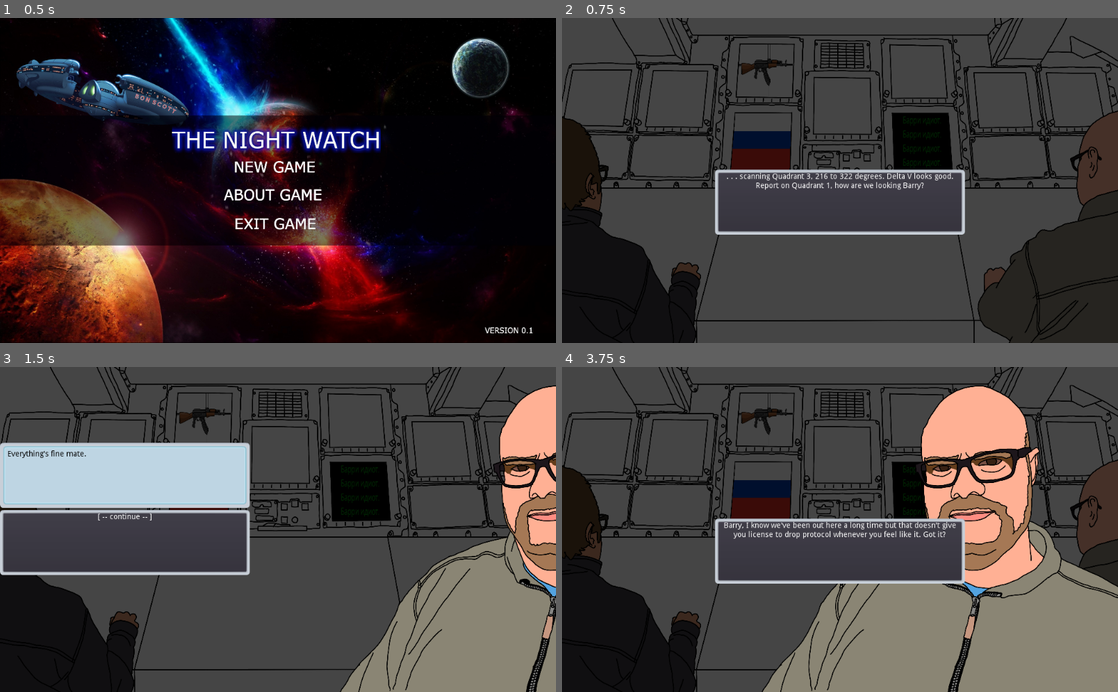
Above: before the commit, frames 1-4 (two rows, left to right).
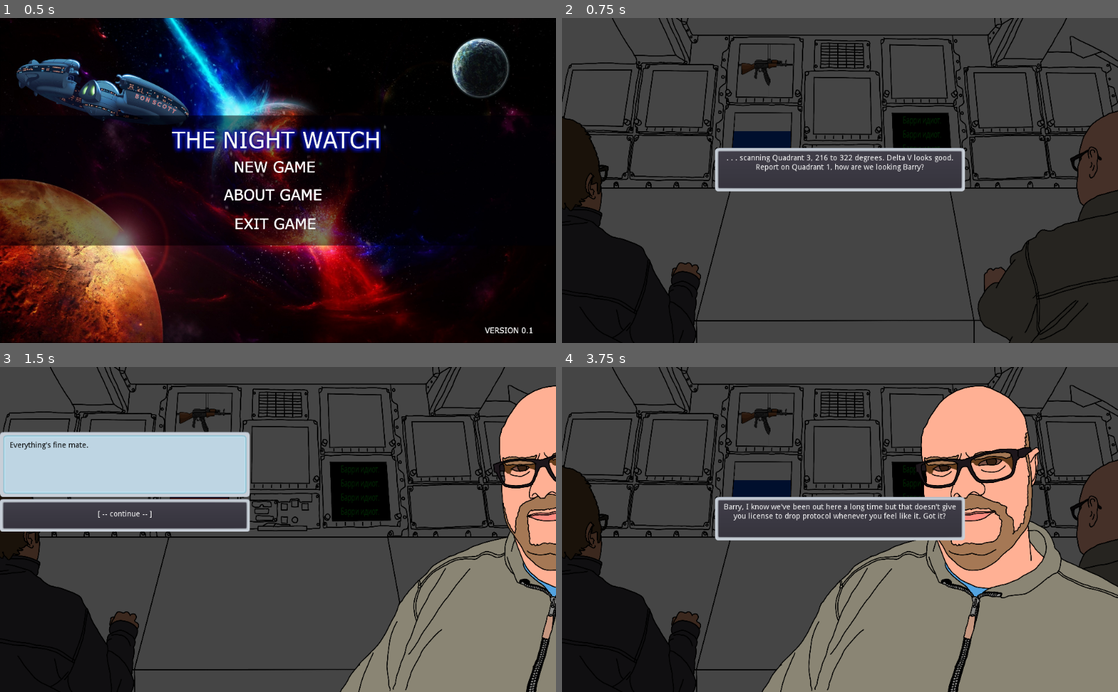
Above: after the commit, the same moments.

Repository: s3775599/BITS-clone
Game: Godot game, scene res://Scenes/Title.tscn
The game is run twice, just before and just after one commit, with the same random seed, the same clock (stepped at 60 frames per second) and the same inputs.
Inputs (mouse positions are in pixels of both pictures, inside the frame that each line leads up to):
- Up to frame 1 (0.5 s): no input
- Up to frame 2 (0.75 s): tap Enter at 0.5 s; move the mouse to (834, 167) at 0.52 s; hold Right (ui_right) from 0.53 s (still down); click (834, 167) at 0.67 s
- Up to frame 3 (1.5 s): release Right (ui_right) at 1.25 s; click ". . . scanning Quadrant 3, 21…" at 1.25 s
- Up to frame 4 (3.75 s): click "[ -- continue -- ]" at 2 s; click "I beg your pardon, Barry?" at 2.75 s; click "[ -- continue --]" at 3.5 s

Frame 1 is identical in both runs. In frame 2, 4.6% of the frame differs, in the area x 27-73%, y 39-67%; in frame 3, 6.3%; in frame 4, 6.7%.

Commit message:
Dialogue boxes complete
Fixed bugs when quitting intro scene [escape key]

Diff:
--- a/NightwatchDialogueSystem/BarryPopup.tscn
+++ b/NightwatchDialogueSystem/BarryPopup.tscn
@@ -11,9 +11,9 @@
 [node name="BarryPopup" type="Popup"]
 anchor_top = 0.5
 anchor_bottom = 0.5
-margin_top = -160.0
+margin_top = -180.0
 margin_right = 460.0
-margin_bottom = 160.0
+margin_bottom = 180.0
 rect_min_size = Vector2( 460, 0 )
 script = ExtResource( 1 )
 
@@ -23,7 +23,6 @@
 alignment = 2
 
 [node name="NinePatchRect" type="NinePatchRect" parent="VBoxContainer"]
-editor/display_folded = true
 margin_right = 460.0
 margin_bottom = 120.0
 rect_min_size = Vector2( 0, 120 )
@@ -35,7 +34,6 @@
 patch_margin_bottom = 20
 
 [node name="MarginContainer" type="MarginContainer" parent="VBoxContainer/NinePatchRect"]
-editor/display_folded = true
 anchor_right = 1.0
 anchor_bottom = 1.0
 margin_left = 6.0
@@ -56,23 +54,25 @@
 [node name="MarginContainer" type="MarginContainer" parent="VBoxContainer/NinePatchRect/MarginContainer/NinePatchRect"]
 anchor_right = 1.0
 anchor_bottom = 1.0
-margin_left = 8.0
-margin_top = 8.0
-margin_right = -8.0
-margin_bottom = -8.0
+margin_left = 12.0
+margin_top = 12.0
+margin_right = -12.0
+margin_bottom = -12.0
 
 [node name="RichTextLabel" type="RichTextLabel" parent="VBoxContainer/NinePatchRect/MarginContainer/NinePatchRect/MarginContainer"]
-margin_right = 432.0
-margin_bottom = 92.0
+margin_right = 424.0
+margin_bottom = 84.0
 custom_colors/default_color = Color( 0, 0, 0, 1 )
 bbcode_enabled = true
 bbcode_text = "PLACEHOLDER"
 text = "PLACEHOLDER"
 
 [node name="NinePatchRect2" type="NinePatchRect" parent="VBoxContainer"]
+editor/display_folded = true
+margin_top = 124.0
 margin_right = 460.0
-margin_bottom = 320.0
-rect_min_size = Vector2( 0, 120 )
+margin_bottom = 360.0
+rect_min_size = Vector2( 0, 60 )
 size_flags_horizontal = 3
 size_flags_vertical = 3
 texture = ExtResource( 2 )
@@ -91,62 +91,74 @@
 
 [node name="VBoxContainer" type="VBoxContainer" parent="VBoxContainer/NinePatchRect2/MarginContainer"]
 margin_right = 448.0
-margin_bottom = 308.0
+margin_bottom = 224.0
 alignment = 2
 
 [node name="Button" type="Button" parent="VBoxContainer/NinePatchRect2/MarginContainer/VBoxContainer"]
 margin_right = 448.0
-margin_bottom = 74.0
+margin_bottom = 53.0
 size_flags_vertical = 3
 script = ExtResource( 4 )
 
 [node name="Label" type="Label" parent="VBoxContainer/NinePatchRect2/MarginContainer/VBoxContainer/Button"]
-margin_right = 448.0
-margin_bottom = 48.0
+margin_left = 4.0
+margin_top = 4.0
+margin_right = 444.0
+margin_bottom = 40.0
 text = "palceholder button 1"
 align = 1
+valign = 1
 autowrap = true
 
 [node name="Button2" type="Button" parent="VBoxContainer/NinePatchRect2/MarginContainer/VBoxContainer"]
-margin_top = 78.0
+margin_top = 57.0
 margin_right = 448.0
-margin_bottom = 152.0
+margin_bottom = 110.0
 size_flags_vertical = 3
 script = ExtResource( 5 )
 
 [node name="Label" type="Label" parent="VBoxContainer/NinePatchRect2/MarginContainer/VBoxContainer/Button2"]
-margin_right = 448.0
-margin_bottom = 48.0
-text = "placeholder button 2"
+margin_left = 4.0
+margin_top = 4.0
+margin_right = 444.0
+margin_bottom = 40.0
+text = "palceholder button 1"
 align = 1
+valign = 1
 autowrap = true
 
 [node name="Button3" type="Button" parent="VBoxContainer/NinePatchRect2/MarginContainer/VBoxContainer"]
-margin_top = 156.0
+margin_top = 114.0
 margin_right = 448.0
-margin_bottom = 230.0
+margin_bottom = 167.0
 size_flags_vertical = 3
 script = ExtResource( 6 )
 
 [node name="Label" type="Label" parent="VBoxContainer/NinePatchRect2/MarginContainer/VBoxContainer/Button3"]
-margin_right = 448.0
-margin_bottom = 48.0
-text = "placeholder button 3"
+margin_left = 4.0
+margin_top = 4.0
+margin_right = 444.0
+margin_bottom = 40.0
+text = "palceholder button 1"
 align = 1
+valign = 1
 autowrap = true
 
 [node name="Button4" type="Button" parent="VBoxContainer/NinePatchRect2/MarginContainer/VBoxContainer"]
-margin_top = 234.0
+margin_top = 171.0
 margin_right = 448.0
-margin_bottom = 308.0
+margin_bottom = 224.0
 size_flags_vertical = 3
 script = ExtResource( 7 )
 
 [node name="Label" type="Label" parent="VBoxContainer/NinePatchRect2/MarginContainer/VBoxContainer/Button4"]
-margin_right = 448.0
-margin_bottom = 48.0
-text = "placeholder button 4"
+margin_left = 4.0
+margin_top = 4.0
+margin_right = 444.0
+margin_bottom = 40.0
+text = "palceholder button 1"
 align = 1
+valign = 1
 autowrap = true
 [connection signal="pressed" from="VBoxContainer/NinePatchRect2/MarginContainer/VBoxContainer/Button" to="." method="_on_Button_pressed"]
 [connection signal="pressed" from="VBoxContainer/NinePatchRect2/MarginContainer/VBoxContainer/Button2" to="." method="_on_Button2_pressed"]
--- a/NightwatchDialogueSystem/DialoguePopup.gd
+++ b/NightwatchDialogueSystem/DialoguePopup.gd
@@ -25,16 +25,16 @@
 	if n == 1:
 		return
 	if n > 1:
-		$VBoxContainer.rect_size = Vector2(460, 20)
+		$VBoxContainer.rect_size = Vector2(460, 80)
 		$VBoxContainer/NinePatchRect2/MarginContainer/VBoxContainer/Button.visible = true
 		if n > 2:
-			$VBoxContainer.rect_size = Vector2(460, 150)
+			$VBoxContainer.rect_size = Vector2(460, 220)
 			$VBoxContainer/NinePatchRect2/MarginContainer/VBoxContainer/Button2.visible = true
 			if n > 3:
-				$VBoxContainer.rect_size = Vector2(460, 200)
+				$VBoxContainer.rect_size = Vector2(460, 300)
 				$VBoxContainer/NinePatchRect2/MarginContainer/VBoxContainer/Button3.visible = true
 				if n > 4:
-					$VBoxContainer.rect_size = Vector2(460, 280)
+					$VBoxContainer.rect_size = Vector2(460, 360)
 					$VBoxContainer/NinePatchRect2/MarginContainer/VBoxContainer/Button4.visible = true
 
 
--- a/NightwatchDialogueSystem/IntroDialogue.gd
+++ b/NightwatchDialogueSystem/IntroDialogue.gd
@@ -8,6 +8,10 @@
 onready var barry_anim = get_node("/root/Main/BackgroundArea/BarryClose/AnimationPlayer")
 onready var barry_console_anim = get_node("/root/Main/BackgroundArea/BarryConsole/AnimationPlayer")
 onready var john_anim = get_node("/root/Main/BackgroundArea/JohnClose/AnimationPlayer")
+
+
+func _ready():
+	main_script.player_close = true
 
 # all the intro dialogue lines
 func intro_dialogues(id):
@@ -203,6 +207,7 @@
 func intro_sequence(button_id):
 	match button_id:
 		"i2":
+			main_script.barry_close = true
 			barry_anim.play('BarryCloseSlideIn')
 			# the previous dialogue and current dialogue is from the Player to Barry
 			player_to_barry(button_id)
@@ -216,10 +221,12 @@
 		"i6":
 			player_to_barry(button_id)
 		"i7":
+			main_script.barry_close = false
 			barry_anim.play('BarryCloseSlideOut')
 			barry_to_player(button_id)
 		"i8":
 			# the previous dialogue and current dialogue is from the Player to John
+			main_script.john_close = true
 			john_anim.play('JohnCloseSlideIn')
 			player_to_john(button_id)
 		"i9":
@@ -227,19 +234,25 @@
 		"i10":
 			player_to_john(button_id)
 		"i11":
+			main_script.john_close = false
 			john_anim.play('JohnCloseSlideOut')
 			john_to_player(button_id)
 		"i11a":
+			main_script.john_close = true
 			john_anim.play('JohnCloseSlideIn')
 			player_to_john(button_id)
 		"i11a1":
+			main_script.john_close = false
 			john_anim.play('JohnCloseSlideOut')
 			john_to_barry(button_id)
+			main_script.barry_close = true
 			barry_anim.play('BarryCloseSlideIn')
 		"i11r":
+			main_script.barry_close = false
 			barry_anim.play('BarryCloseSlideOut')
 			barry_to_player(button_id)
 		"i11b":
+			main_script.john_close = true
 			john_anim.play('JohnCloseSlideIn')
 			player_to_john(button_id)
 		"i11b1":
@@ -266,6 +279,7 @@
 			player_to_john(button_id)
 		"i11c":
 			player_to_john(button_id)
+			main_script.john_close = true
 			john_anim.play('JohnCloseSlideIn')
 		"i11c1":
 			john_to_player(button_id)
@@ -288,6 +302,7 @@
 		"i11c1a1a1a1a1a":
 			player_to_john(button_id)
 		"i11d":
+			main_script.barry_close = true
 			barry_anim.play('BarryCloseSlideIn')
 			player_to_barry(button_id)
 		"i11d1":
@@ -317,11 +332,13 @@
 		"i11d1d":
 			player_to_barry(button_id)
 		"i12":
+			main_script.john_close = false
 			john_anim.play('JohnCloseSlideOut')
 			player_to_john(button_id)
 		"i13":
 			john_to_player(button_id)
 		"i14":
+			main_script.john_close = true
 			john_anim.play('JohnCloseSlideIn')
 			barry_console_anim.play('BarryConsoleSlowOut')
 			player_to_john(button_id)
@@ -348,12 +365,15 @@
 		"i25":
 			john_to_player(button_id)
 		"i26":
+			main_script.john_close = false
 			john_anim.play('JohnCloseSlideOut')
 			player_to_john(button_id)
 		"i27":
+			main_script.john_close = true
 			john_anim.play('JohnCloseSlideIn')
 			player_to_john(button_id)
 		"i28":
+			main_script.john_close = false
 			john_anim.play('JohnCloseSlideOut')
 			john_to_player(button_id)
 		"i29":
@@ -362,6 +382,7 @@
 			barry_console_anim.play('BarryConsoleFastIn')
 			player_to_barry(button_id)
 		"i31":
+			main_script.barry_close = true
 			barry_anim.play('BarryCloseSlideIn')
 			player_to_barry(button_id)
 		"i32":
@@ -384,20 +405,25 @@
 			player_to_barry(button_id)
 		"i41":
 			barry_to_player(button_id)
+			main_script.barry_close = false
 			barry_anim.play('BarryCloseSlideOut')
 		"i42":
 			barry_to_player(button_id)
 		"i43":
 			barry_to_player(button_id)
 		"i44":
+			main_script.barry_close = true
 			barry_anim.play('BarryCloseSlideIn')
 			player_to_barry(button_id)
 		"i45":
 			barry_popup.hide()
+			main_script.barry_close = false
 			barry_anim.play('BarryCloseSlideOut')
+			main_script.john_close = true
 			john_anim.play('JohnCloseSlideIn')
 			player_to_john(button_id)
 		"i46":
+			main_script.john_close = false
 			john_anim.play('JohnCloseSlideOut')
 			john_to_player(button_id)
 		"i47":
--- a/NightwatchDialogueSystem/JohnPopup.tscn
+++ b/NightwatchDialogueSystem/JohnPopup.tscn
@@ -9,13 +9,14 @@
 [ext_resource path="res://Button4.gd" type="Script" id=7]
 
 [node name="JohnPopup" type="Popup"]
+visible = true
 anchor_left = 1.0
 anchor_top = 0.5
 anchor_right = 1.0
 anchor_bottom = 0.5
 margin_left = -460.0
-margin_top = -160.0
-margin_bottom = 160.0
+margin_top = -180.0
+margin_bottom = 180.0
 rect_min_size = Vector2( 460, 0 )
 script = ExtResource( 1 )
 
@@ -25,7 +26,6 @@
 alignment = 2
 
 [node name="NinePatchRect" type="NinePatchRect" parent="VBoxContainer"]
-editor/display_folded = true
 margin_right = 460.0
 margin_bottom = 120.0
 rect_min_size = Vector2( 0, 120 )
@@ -37,7 +37,6 @@
 patch_margin_bottom = 20
 
 [node name="MarginContainer" type="MarginContainer" parent="VBoxContainer/NinePatchRect"]
-editor/display_folded = true
 anchor_right = 1.0
 anchor_bottom = 1.0
 margin_left = 6.0
@@ -58,23 +57,24 @@
 [node name="MarginContainer" type="MarginContainer" parent="VBoxContainer/NinePatchRect/MarginContainer/NinePatchRect"]
 anchor_right = 1.0
 anchor_bottom = 1.0
-margin_left = 8.0
-margin_top = 8.0
-margin_right = -8.0
-margin_bottom = -8.0
+margin_left = 12.0
+margin_top = 12.0
+margin_right = -12.0
+margin_bottom = -12.0
 
 [node name="RichTextLabel" type="RichTextLabel" parent="VBoxContainer/NinePatchRect/MarginContainer/NinePatchRect/MarginContainer"]
-margin_right = 432.0
-margin_bottom = 92.0
+margin_right = 424.0
+margin_bottom = 84.0
 custom_colors/default_color = Color( 0, 0, 0, 1 )
 bbcode_enabled = true
 bbcode_text = "PLACEHOLDER"
 text = "PLACEHOLDER"
 
 [node name="NinePatchRect2" type="NinePatchRect" parent="VBoxContainer"]
+margin_top = 124.0
 margin_right = 460.0
-margin_bottom = 320.0
-rect_min_size = Vector2( 0, 120 )
+margin_bottom = 360.0
+rect_min_size = Vector2( 0, 60 )
 size_flags_horizontal = 3
 size_flags_vertical = 3
 texture = ExtResource( 2 )
@@ -93,62 +93,74 @@
 
 [node name="VBoxContainer" type="VBoxContainer" parent="VBoxContainer/NinePatchRect2/MarginContainer"]
 margin_right = 448.0
-margin_bottom = 308.0
+margin_bottom = 224.0
 alignment = 2
 
 [node name="Button" type="Button" parent="VBoxContainer/NinePatchRect2/MarginContainer/VBoxContainer"]
 margin_right = 448.0
-margin_bottom = 74.0
+margin_bottom = 53.0
 size_flags_vertical = 3
 script = ExtResource( 4 )
 
 [node name="Label" type="Label" parent="VBoxContainer/NinePatchRect2/MarginContainer/VBoxContainer/Button"]
-margin_right = 448.0
-margin_bottom = 48.0
+margin_left = 4.0
+margin_top = 4.0
+margin_right = 444.0
+margin_bottom = 40.0
 text = "palceholder button 1"
 align = 1
+valign = 1
 autowrap = true
 
 [node name="Button2" type="Button" parent="VBoxContainer/NinePatchRect2/MarginContainer/VBoxContainer"]
-margin_top = 78.0
+margin_top = 57.0
 margin_right = 448.0
-margin_bottom = 152.0
+margin_bottom = 110.0
 size_flags_vertical = 3
 script = ExtResource( 5 )
 
 [node name="Label" type="Label" parent="VBoxContainer/NinePatchRect2/MarginContainer/VBoxContainer/Button2"]
-margin_right = 448.0
-margin_bottom = 48.0
-text = "placeholder button 2"
+margin_left = 4.0
+margin_top = 4.0
+margin_right = 444.0
+margin_bottom = 40.0
+text = "palceholder button 1"
 align = 1
+valign = 1
 autowrap = true
 
 [node name="Button3" type="Button" parent="VBoxContainer/NinePatchRect2/MarginContainer/VBoxContainer"]
-margin_top = 156.0
+margin_top = 114.0
 margin_right = 448.0
-margin_bottom = 230.0
+margin_bottom = 167.0
 size_flags_vertical = 3
 script = ExtResource( 6 )
 
 [node name="Label" type="Label" parent="VBoxContainer/NinePatchRect2/MarginContainer/VBoxContainer/Button3"]
-margin_right = 448.0
-margin_bottom = 48.0
-text = "placeholder button 3"
+margin_left = 4.0
+margin_top = 4.0
+margin_right = 444.0
+margin_bottom = 40.0
+text = "palceholder button 1"
 align = 1
+valign = 1
 autowrap = true
 
 [node name="Button4" type="Button" parent="VBoxContainer/NinePatchRect2/MarginContainer/VBoxContainer"]
-margin_top = 234.0
+margin_top = 171.0
 margin_right = 448.0
-margin_bottom = 308.0
+margin_bottom = 224.0
 size_flags_vertical = 3
 script = ExtResource( 7 )
 
 [node name="Label" type="Label" parent="VBoxContainer/NinePatchRect2/MarginContainer/VBoxContainer/Button4"]
-margin_right = 448.0
-margin_bottom = 48.0
-text = "placeholder button 4"
+margin_left = 4.0
+margin_top = 4.0
+margin_right = 444.0
+margin_bottom = 40.0
+text = "palceholder button 1"
 align = 1
+valign = 1
 autowrap = true
 [connection signal="pressed" from="VBoxContainer/NinePatchRect2/MarginContainer/VBoxContainer/Button" to="." method="_on_Button_pressed"]
 [connection signal="pressed" from="VBoxContainer/NinePatchRect2/MarginContainer/VBoxContainer/Button2" to="." method="_on_Button2_pressed"]
--- a/NightwatchDialogueSystem/PlayerPopup.tscn
+++ b/NightwatchDialogueSystem/PlayerPopup.tscn
@@ -9,24 +9,31 @@
 [ext_resource path="res://Button4.gd" type="Script" id=7]
 
 [node name="PlayerPopup" type="Popup"]
+visible = true
 anchor_left = 0.5
 anchor_top = 1.0
 anchor_right = 0.5
 anchor_bottom = 1.0
 margin_left = -230.0
-margin_top = -320.0
+margin_top = -360.0
 margin_right = 230.0
 rect_min_size = Vector2( 460, 0 )
 script = ExtResource( 1 )
 
 [node name="VBoxContainer" type="VBoxContainer" parent="."]
-anchor_right = 1.0
+anchor_left = 0.5
+anchor_top = 1.0
+anchor_right = 0.5
 anchor_bottom = 1.0
+margin_left = -230.0
+margin_top = -360.0
+margin_right = 230.0
+grow_horizontal = 0
+grow_vertical = 0
 alignment = 2
 
 [node name="NinePatchRect" type="NinePatchRect" parent="VBoxContainer"]
 editor/display_folded = true
-visible = false
 margin_right = 460.0
 margin_bottom = 120.0
 rect_min_size = Vector2( 0, 120 )
@@ -73,9 +80,10 @@
 text = "PLACEHOLDER"
 
 [node name="NinePatchRect2" type="NinePatchRect" parent="VBoxContainer"]
+margin_top = 124.0
 margin_right = 460.0
-margin_bottom = 320.0
-rect_min_size = Vector2( 0, 120 )
+margin_bottom = 360.0
+rect_min_size = Vector2( 0, 60 )
 size_flags_horizontal = 3
 size_flags_vertical = 3
 texture = ExtResource( 2 )
@@ -94,62 +102,74 @@
 
 [node name="VBoxContainer" type="VBoxContainer" parent="VBoxContainer/NinePatchRect2/MarginContainer"]
 margin_right = 448.0
-margin_bottom = 308.0
+margin_bottom = 224.0
 alignment = 2
 
 [node name="Button" type="Button" parent="VBoxContainer/NinePatchRect2/MarginContainer/VBoxContainer"]
 margin_right = 448.0
-margin_bottom = 74.0
+margin_bottom = 53.0
 size_flags_vertical = 3
 script = ExtResource( 4 )
 
 [node name="Label" type="Label" parent="VBoxContainer/NinePatchRect2/MarginContainer/VBoxContainer/Button"]
-margin_right = 448.0
-margin_bottom = 48.0
+margin_left = 4.0
+margin_top = 4.0
+margin_right = 444.0
+margin_bottom = 40.0
 text = "palceholder button 1"
 align = 1
+valign = 1
 autowrap = true
 
 [node name="Button2" type="Button" parent="VBoxContainer/NinePatchRect2/MarginContainer/VBoxContainer"]
-margin_top = 78.0
+margin_top = 57.0
 margin_right = 448.0
-margin_bottom = 152.0
+margin_bottom = 110.0
 size_flags_vertical = 3
 script = ExtResource( 5 )
 
 [node name="Label" type="Label" parent="VBoxContainer/NinePatchRect2/MarginContainer/VBoxContainer/Button2"]
-margin_right = 448.0
-margin_bottom = 48.0
-text = "placeholder button 2"
+margin_left = 4.0
+margin_top = 4.0
+margin_right = 444.0
+margin_bottom = 40.0
+text = "palceholder button 1"
 align = 1
+valign = 1
 autowrap = true
 
 [node name="Button3" type="Button" parent="VBoxContainer/NinePatchRect2/MarginContainer/VBoxContainer"]
-margin_top = 156.0
+margin_top = 114.0
 margin_right = 448.0
-margin_bottom = 230.0
+margin_bottom = 167.0
 size_flags_vertical = 3
 script = ExtResource( 6 )
 
 [node name="Label" type="Label" parent="VBoxContainer/NinePatchRect2/MarginContainer/VBoxContainer/Button3"]
-margin_right = 448.0
-margin_bottom = 48.0
-text = "placeholder button 3"
+margin_left = 4.0
+margin_top = 4.0
+margin_right = 444.0
+margin_bottom = 40.0
+text = "palceholder button 1"
 align = 1
+valign = 1
 autowrap = true
 
 [node name="Button4" type="Button" parent="VBoxContainer/NinePatchRect2/MarginContainer/VBoxContainer"]
-margin_top = 234.0
+margin_top = 171.0
 margin_right = 448.0
-margin_bottom = 308.0
+margin_bottom = 224.0
 size_flags_vertical = 3
 script = ExtResource( 7 )
 
 [node name="Label" type="Label" parent="VBoxContainer/NinePatchRect2/MarginContainer/VBoxContainer/Button4"]
-margin_right = 448.0
-margin_bottom = 48.0
-text = "placeholder button 4"
+margin_left = 4.0
+margin_top = 4.0
+margin_right = 444.0
+margin_bottom = 40.0
+text = "palceholder button 1"
 align = 1
+valign = 1
 autowrap = true
 [connection signal="pressed" from="VBoxContainer/NinePatchRect2/MarginContainer/VBoxContainer/Button" to="." method="_on_Button_pressed"]
 [connection signal="pressed" from="VBoxContainer/NinePatchRect2/MarginContainer/VBoxContainer/Button2" to="." method="_on_Button2_pressed"]
--- a/NightwatchDialogueSystem/Scenes/Main.gd
+++ b/NightwatchDialogueSystem/Scenes/Main.gd
@@ -120,13 +120,20 @@
 		intro_dialogue.intro_sequence(button_id)
 
 
+# initiates the Intro dialogue
+func intro():
+	show_player()
+	# calls the first Intro dialogue lines from the intro_dialogue script
+	$CanvasLayer/PlayerPopup.set_text(intro_dialogue.intro_dialogues("i1"))
+
+
 func close_dialogues():
 	if player_close:
-			hide_player()
+		hide_player()
 	if john_close:
-			hide_john()
+		hide_john()
 	if barry_close:
-			hide_barry()
+		hide_barry()
 	normalise_background()
 
 
@@ -194,10 +201,3 @@
 	$CanvasLayer/PlayerPopup.hide()
 	player_close = false
 	can_click = true
-
-
-# initiates the Intro dialogue
-func intro():
-	show_player()
-	# calls the first Intro dialogue lines from the intro_dialogue script
-	$CanvasLayer/PlayerPopup.set_text(intro_dialogue.intro_dialogues("i1"))
